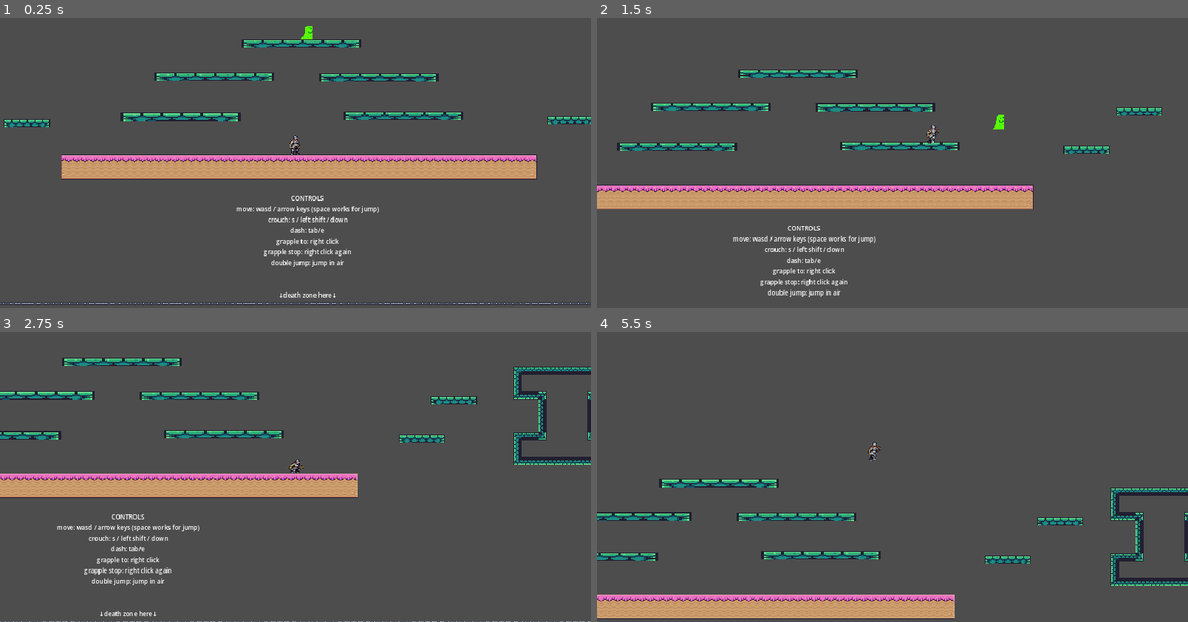
Above: before the commit, frames 1-4 (two rows, left to right).
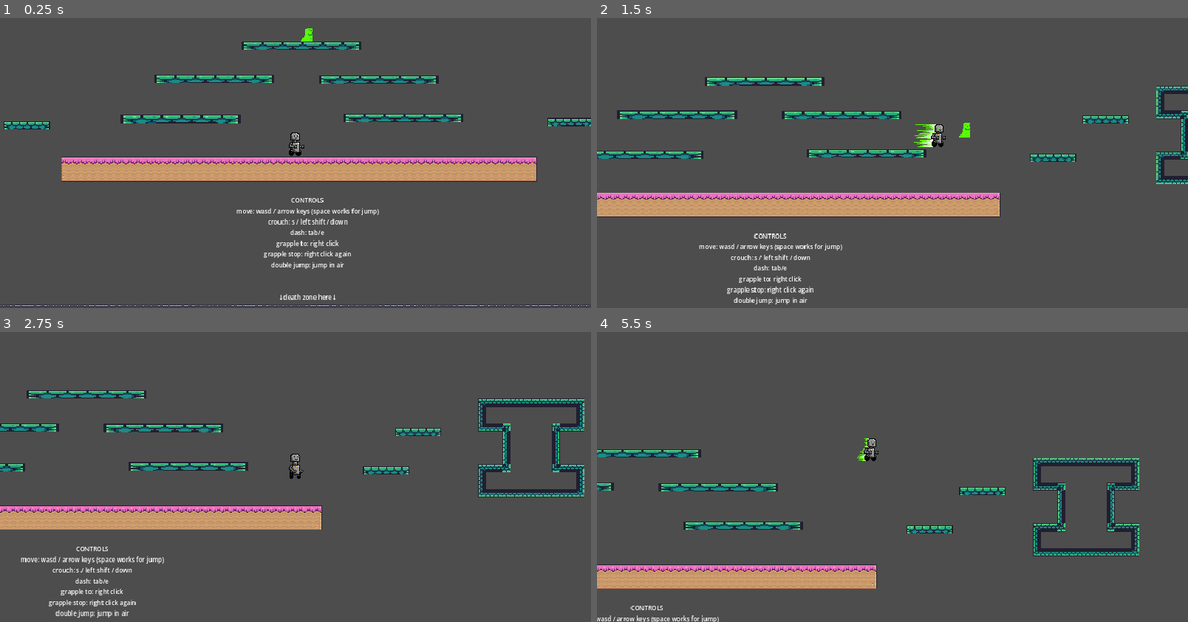
Above: after the commit, the same moments.

Repository: fancyamazon/Beat-the-Bot
Game: Godot game, scene res://scenes/game.tscn
The game is run twice, just before and just after one commit, with the same random seed, the same clock (stepped at 60 frames per second) and the same inputs.
Inputs (mouse positions are in pixels of both pictures, inside the frame that each line leads up to):
- Up to frame 1 (0.25 s): no input
- Up to frame 2 (1.5 s): move the mouse to (1022, 125) at 0.52 s; hold Shift (crouch) 0.53-1.28 s; hold L (enemy_right) from 0.53 s (still down); tap Space (jump) at 0.77, 1.07 s; tap Tab (dash) at 0.8, 1.35 s; move the mouse to (774, 157) at 1.27 s
- Up to frame 3 (2.75 s): tap Space (jump) at 1.52, 1.55, 1.82, 2.1 s; move the mouse to (354, 384) at 2.02 s; release L (enemy_right) at 2.03 s; hold J (enemy_left) from 2.03 s (still down); hold Shift (crouch) from 2.03 s (still down)
- Up to frame 4 (5.5 s): move the mouse to (862, 523) at 2.77 s; release J (enemy_left) at 2.78 s; release Shift (crouch) at 2.78 s; hold L (enemy_right) 2.78-4.28 s; tap Shift (crouch) at 2.85, 4.55 s; tap Space (jump) at 3.02, 3.32, 3.77, 3.8, 4.07, 4.52, 4.82 s; tap Tab (dash) at 3.05, 3.6, 5.3 s; move the mouse to (1069, 506) at 3.52 s; move the mouse to (715, 407) at 4.27 s; hold J (enemy_left) 4.28-5.03 s; right-click (715, 407) at 4.35 s; move the mouse to (922, 456) at 5.02 s; hold L (enemy_right) from 5.03 s (still down); hold Shift (crouch) from 5.03 s (still down)

The runs differ from the first frame. In frame 1, 9.7% of the frame differs, in the area x 0-100%, y 2-100%; in frame 2, 15%; in frame 3, 20%, in the area x 0-100%, y 8-100%; in frame 4, 17%.

Commit message:
updated anims

Diff:
--- a/platformer2/scenes/enemy.gd
+++ b/platformer2/scenes/enemy.gd
@@ -7,6 +7,10 @@
 var health = 100
 
 @onready var animated_sprite_2d: AnimatedSprite2D = $AnimatedSprite2D
+@onready var enemy_hurt_box: Area2D = $AnimatedSprite2D/EnemyHurtBox
+
+func _ready():
+	enemy_hurt_box.add_to_group("hurtbox")
 
 func _physics_process(delta: float) -> void:
 
--- a/platformer2/scenes/player.tscn
+++ b/platformer2/scenes/player.tscn
@@ -1,162 +1,279 @@
-[gd_scene load_steps=42 format=3 uid="uid://c3ja3raqyfvcq"]
-
-[ext_resource type="Texture2D" uid="uid://c2mlftbjjd22d" path="res://assets/FreeKnight_v1/Colour2/Outline/120x80_PNGSheets/_Idle.png" id="1_8jl36"]
+[gd_scene load_steps=71 format=3 uid="uid://c3ja3raqyfvcq"]
+
 [ext_resource type="Script" path="res://scripts/player.gd" id="1_tqg52"]
-[ext_resource type="Texture2D" uid="uid://d0dffj1o3k62v" path="res://assets/FreeKnight_v1/Colour2/Outline/120x80_PNGSheets/_AttackNoMovement.png" id="2_8xgll"]
-[ext_resource type="Texture2D" uid="uid://cyt4gwr4cydw0" path="res://assets/FreeKnight_v1/Colour2/Outline/120x80_PNGSheets/_CrouchAll.png" id="2_qikda"]
-[ext_resource type="Texture2D" uid="uid://cceijkh678r8b" path="res://assets/FreeKnight_v1/Colour2/Outline/120x80_PNGSheets/_Dash.png" id="3_h6x32"]
-[ext_resource type="Texture2D" uid="uid://bwtuelnec1hie" path="res://assets/FreeKnight_v1/Colour2/Outline/120x80_PNGSheets/_Jump.png" id="3_ju8k8"]
-[ext_resource type="Texture2D" uid="uid://mvxqmedxgq20" path="res://assets/FreeKnight_v1/Colour2/Outline/120x80_PNGSheets/_Run.png" id="4_70o2l"]
-
-[sub_resource type="AtlasTexture" id="AtlasTexture_32h0m"]
-atlas = ExtResource("2_8xgll")
-region = Rect2(0, 0, 120, 80)
-
-[sub_resource type="AtlasTexture" id="AtlasTexture_jc6pt"]
-atlas = ExtResource("2_8xgll")
-region = Rect2(120, 0, 120, 80)
-
-[sub_resource type="AtlasTexture" id="AtlasTexture_wsp6m"]
-atlas = ExtResource("2_8xgll")
-region = Rect2(240, 0, 120, 80)
-
-[sub_resource type="AtlasTexture" id="AtlasTexture_825wx"]
-atlas = ExtResource("2_8xgll")
-region = Rect2(360, 0, 120, 80)
-
-[sub_resource type="AtlasTexture" id="AtlasTexture_snkgw"]
-atlas = ExtResource("2_qikda")
-region = Rect2(0, 0, 120, 80)
-
-[sub_resource type="AtlasTexture" id="AtlasTexture_ng8vv"]
-atlas = ExtResource("2_qikda")
-region = Rect2(120, 0, 120, 80)
-
-[sub_resource type="AtlasTexture" id="AtlasTexture_lh1gw"]
-atlas = ExtResource("3_h6x32")
-region = Rect2(0, 0, 120, 80)
-
-[sub_resource type="AtlasTexture" id="AtlasTexture_nlkkj"]
-atlas = ExtResource("3_h6x32")
-region = Rect2(120, 0, 120, 80)
-
-[sub_resource type="AtlasTexture" id="AtlasTexture_0tyjo"]
-atlas = ExtResource("1_8jl36")
-region = Rect2(0, 0, 120, 80)
-
-[sub_resource type="AtlasTexture" id="AtlasTexture_kgock"]
-atlas = ExtResource("1_8jl36")
-region = Rect2(120, 0, 120, 80)
-
-[sub_resource type="AtlasTexture" id="AtlasTexture_ev1se"]
-atlas = ExtResource("1_8jl36")
-region = Rect2(240, 0, 120, 80)
-
-[sub_resource type="AtlasTexture" id="AtlasTexture_ncryt"]
-atlas = ExtResource("1_8jl36")
-region = Rect2(360, 0, 120, 80)
-
-[sub_resource type="AtlasTexture" id="AtlasTexture_ij6a5"]
-atlas = ExtResource("1_8jl36")
-region = Rect2(480, 0, 120, 80)
-
-[sub_resource type="AtlasTexture" id="AtlasTexture_4ppme"]
-atlas = ExtResource("1_8jl36")
-region = Rect2(600, 0, 120, 80)
-
-[sub_resource type="AtlasTexture" id="AtlasTexture_2g4ll"]
-atlas = ExtResource("1_8jl36")
-region = Rect2(720, 0, 120, 80)
-
-[sub_resource type="AtlasTexture" id="AtlasTexture_q15hw"]
-atlas = ExtResource("1_8jl36")
-region = Rect2(840, 0, 120, 80)
-
-[sub_resource type="AtlasTexture" id="AtlasTexture_6ooco"]
-atlas = ExtResource("1_8jl36")
-region = Rect2(960, 0, 120, 80)
-
-[sub_resource type="AtlasTexture" id="AtlasTexture_5suj8"]
-atlas = ExtResource("1_8jl36")
-region = Rect2(1080, 0, 120, 80)
-
-[sub_resource type="AtlasTexture" id="AtlasTexture_yuy5i"]
-atlas = ExtResource("3_ju8k8")
-region = Rect2(0, 0, 120, 80)
-
-[sub_resource type="AtlasTexture" id="AtlasTexture_mtnk3"]
-atlas = ExtResource("3_ju8k8")
-region = Rect2(120, 0, 120, 80)
-
-[sub_resource type="AtlasTexture" id="AtlasTexture_s1w4i"]
-atlas = ExtResource("3_ju8k8")
-region = Rect2(240, 0, 120, 80)
-
-[sub_resource type="AtlasTexture" id="AtlasTexture_wefic"]
-atlas = ExtResource("4_70o2l")
-region = Rect2(0, 0, 120, 80)
-
-[sub_resource type="AtlasTexture" id="AtlasTexture_00q1o"]
-atlas = ExtResource("4_70o2l")
-region = Rect2(120, 0, 120, 80)
-
-[sub_resource type="AtlasTexture" id="AtlasTexture_uf36j"]
-atlas = ExtResource("4_70o2l")
-region = Rect2(240, 0, 120, 80)
-
-[sub_resource type="AtlasTexture" id="AtlasTexture_ytiyj"]
-atlas = ExtResource("4_70o2l")
-region = Rect2(360, 0, 120, 80)
-
-[sub_resource type="AtlasTexture" id="AtlasTexture_jp8lg"]
-atlas = ExtResource("4_70o2l")
-region = Rect2(480, 0, 120, 80)
-
-[sub_resource type="AtlasTexture" id="AtlasTexture_2rifh"]
-atlas = ExtResource("4_70o2l")
-region = Rect2(600, 0, 120, 80)
-
-[sub_resource type="AtlasTexture" id="AtlasTexture_f21ct"]
-atlas = ExtResource("4_70o2l")
-region = Rect2(720, 0, 120, 80)
-
-[sub_resource type="AtlasTexture" id="AtlasTexture_raoi1"]
-atlas = ExtResource("4_70o2l")
-region = Rect2(840, 0, 120, 80)
-
-[sub_resource type="AtlasTexture" id="AtlasTexture_dfnfe"]
-atlas = ExtResource("4_70o2l")
-region = Rect2(960, 0, 120, 80)
-
-[sub_resource type="AtlasTexture" id="AtlasTexture_21ct1"]
-atlas = ExtResource("4_70o2l")
-region = Rect2(1080, 0, 120, 80)
-
-[sub_resource type="SpriteFrames" id="SpriteFrames_bwbuh"]
+[ext_resource type="Texture2D" uid="uid://clcbommkfo6ss" path="res://assets/robot.png" id="2_5yq6m"]
+
+[sub_resource type="AtlasTexture" id="AtlasTexture_x3e6b"]
+atlas = ExtResource("2_5yq6m")
+region = Rect2(384, 0, 64, 64)
+
+[sub_resource type="AtlasTexture" id="AtlasTexture_l527i"]
+atlas = ExtResource("2_5yq6m")
+region = Rect2(448, 0, 64, 64)
+
+[sub_resource type="AtlasTexture" id="AtlasTexture_3c5io"]
+atlas = ExtResource("2_5yq6m")
+region = Rect2(0, 64, 64, 64)
+
+[sub_resource type="AtlasTexture" id="AtlasTexture_y0qev"]
+atlas = ExtResource("2_5yq6m")
+region = Rect2(64, 64, 64, 64)
+
+[sub_resource type="AtlasTexture" id="AtlasTexture_c5fmq"]
+atlas = ExtResource("2_5yq6m")
+region = Rect2(128, 64, 64, 64)
+
+[sub_resource type="AtlasTexture" id="AtlasTexture_qk7fa"]
+atlas = ExtResource("2_5yq6m")
+region = Rect2(192, 64, 64, 64)
+
+[sub_resource type="AtlasTexture" id="AtlasTexture_phs87"]
+atlas = ExtResource("2_5yq6m")
+region = Rect2(256, 64, 64, 64)
+
+[sub_resource type="AtlasTexture" id="AtlasTexture_ckquo"]
+atlas = ExtResource("2_5yq6m")
+region = Rect2(128, 64, 64, 64)
+
+[sub_resource type="AtlasTexture" id="AtlasTexture_xgpxp"]
+atlas = ExtResource("2_5yq6m")
+region = Rect2(64, 64, 64, 64)
+
+[sub_resource type="AtlasTexture" id="AtlasTexture_y7a03"]
+atlas = ExtResource("2_5yq6m")
+region = Rect2(320, 64, 64, 64)
+
+[sub_resource type="AtlasTexture" id="AtlasTexture_qsf8y"]
+atlas = ExtResource("2_5yq6m")
+region = Rect2(384, 64, 64, 64)
+
+[sub_resource type="AtlasTexture" id="AtlasTexture_pq522"]
+atlas = ExtResource("2_5yq6m")
+region = Rect2(0, 0, 64, 64)
+
+[sub_resource type="AtlasTexture" id="AtlasTexture_h0esn"]
+atlas = ExtResource("2_5yq6m")
+region = Rect2(64, 0, 64, 64)
+
+[sub_resource type="AtlasTexture" id="AtlasTexture_ea0oa"]
+atlas = ExtResource("2_5yq6m")
+region = Rect2(128, 0, 64, 64)
+
+[sub_resource type="AtlasTexture" id="AtlasTexture_ej8pl"]
+atlas = ExtResource("2_5yq6m")
+region = Rect2(192, 0, 64, 64)
+
+[sub_resource type="AtlasTexture" id="AtlasTexture_gt2rg"]
+atlas = ExtResource("2_5yq6m")
+region = Rect2(448, 64, 64, 64)
+
+[sub_resource type="AtlasTexture" id="AtlasTexture_1q0y4"]
+atlas = ExtResource("2_5yq6m")
+region = Rect2(0, 128, 64, 64)
+
+[sub_resource type="AtlasTexture" id="AtlasTexture_3dcs7"]
+atlas = ExtResource("2_5yq6m")
+region = Rect2(256, 320, 64, 64)
+
+[sub_resource type="AtlasTexture" id="AtlasTexture_q0tb1"]
+atlas = ExtResource("2_5yq6m")
+region = Rect2(320, 320, 64, 64)
+
+[sub_resource type="AtlasTexture" id="AtlasTexture_me47t"]
+atlas = ExtResource("2_5yq6m")
+region = Rect2(384, 320, 64, 64)
+
+[sub_resource type="AtlasTexture" id="AtlasTexture_ltlnk"]
+atlas = ExtResource("2_5yq6m")
+region = Rect2(448, 320, 64, 64)
+
+[sub_resource type="AtlasTexture" id="AtlasTexture_0j3k4"]
+atlas = ExtResource("2_5yq6m")
+region = Rect2(0, 384, 64, 64)
+
+[sub_resource type="AtlasTexture" id="AtlasTexture_8w63p"]
+atlas = ExtResource("2_5yq6m")
+region = Rect2(64, 384, 64, 64)
+
+[sub_resource type="AtlasTexture" id="AtlasTexture_yltmn"]
+atlas = ExtResource("2_5yq6m")
+region = Rect2(128, 384, 64, 64)
+
+[sub_resource type="AtlasTexture" id="AtlasTexture_uvj0x"]
+atlas = ExtResource("2_5yq6m")
+region = Rect2(192, 384, 64, 64)
+
+[sub_resource type="AtlasTexture" id="AtlasTexture_uib3x"]
+atlas = ExtResource("2_5yq6m")
+region = Rect2(256, 384, 64, 64)
+
+[sub_resource type="AtlasTexture" id="AtlasTexture_5rq2t"]
+atlas = ExtResource("2_5yq6m")
+region = Rect2(320, 384, 64, 64)
+
+[sub_resource type="AtlasTexture" id="AtlasTexture_davgy"]
+atlas = ExtResource("2_5yq6m")
+region = Rect2(384, 384, 64, 64)
+
+[sub_resource type="AtlasTexture" id="AtlasTexture_5qfss"]
+atlas = ExtResource("2_5yq6m")
+region = Rect2(448, 384, 64, 64)
+
+[sub_resource type="AtlasTexture" id="AtlasTexture_crcpq"]
+atlas = ExtResource("2_5yq6m")
+region = Rect2(0, 448, 64, 64)
+
+[sub_resource type="AtlasTexture" id="AtlasTexture_36jbk"]
+atlas = ExtResource("2_5yq6m")
+region = Rect2(64, 448, 64, 64)
+
+[sub_resource type="AtlasTexture" id="AtlasTexture_1ol1b"]
+atlas = ExtResource("2_5yq6m")
+region = Rect2(128, 448, 64, 64)
+
+[sub_resource type="AtlasTexture" id="AtlasTexture_lj3k6"]
+atlas = ExtResource("2_5yq6m")
+region = Rect2(0, 256, 64, 64)
+
+[sub_resource type="AtlasTexture" id="AtlasTexture_s3irg"]
+atlas = ExtResource("2_5yq6m")
+region = Rect2(64, 256, 64, 64)
+
+[sub_resource type="AtlasTexture" id="AtlasTexture_7xatr"]
+atlas = ExtResource("2_5yq6m")
+region = Rect2(128, 256, 64, 64)
+
+[sub_resource type="AtlasTexture" id="AtlasTexture_kk6bq"]
+atlas = ExtResource("2_5yq6m")
+region = Rect2(192, 256, 64, 64)
+
+[sub_resource type="AtlasTexture" id="AtlasTexture_5hepg"]
+atlas = ExtResource("2_5yq6m")
+region = Rect2(192, 256, 64, 64)
+
+[sub_resource type="AtlasTexture" id="AtlasTexture_28cco"]
+atlas = ExtResource("2_5yq6m")
+region = Rect2(256, 256, 64, 64)
+
+[sub_resource type="AtlasTexture" id="AtlasTexture_rpka0"]
+atlas = ExtResource("2_5yq6m")
+region = Rect2(320, 256, 64, 64)
+
+[sub_resource type="AtlasTexture" id="AtlasTexture_s1e0h"]
+atlas = ExtResource("2_5yq6m")
+region = Rect2(384, 256, 64, 64)
+
+[sub_resource type="AtlasTexture" id="AtlasTexture_s4fcm"]
+atlas = ExtResource("2_5yq6m")
+region = Rect2(448, 256, 64, 64)
+
+[sub_resource type="AtlasTexture" id="AtlasTexture_4gj0d"]
+atlas = ExtResource("2_5yq6m")
+region = Rect2(0, 320, 64, 64)
+
+[sub_resource type="AtlasTexture" id="AtlasTexture_xmbeb"]
+atlas = ExtResource("2_5yq6m")
+region = Rect2(64, 320, 64, 64)
+
+[sub_resource type="AtlasTexture" id="AtlasTexture_6b5qt"]
+atlas = ExtResource("2_5yq6m")
+region = Rect2(128, 320, 64, 64)
+
+[sub_resource type="AtlasTexture" id="AtlasTexture_ebjv3"]
+atlas = ExtResource("2_5yq6m")
+region = Rect2(192, 320, 64, 64)
+
+[sub_resource type="AtlasTexture" id="AtlasTexture_h8t8p"]
+atlas = ExtResource("2_5yq6m")
+region = Rect2(384, 128, 64, 64)
+
+[sub_resource type="AtlasTexture" id="AtlasTexture_3tefe"]
+atlas = ExtResource("2_5yq6m")
+region = Rect2(448, 128, 64, 64)
+
+[sub_resource type="AtlasTexture" id="AtlasTexture_aimcx"]
+atlas = ExtResource("2_5yq6m")
+region = Rect2(0, 192, 64, 64)
+
+[sub_resource type="AtlasTexture" id="AtlasTexture_6adik"]
+atlas = ExtResource("2_5yq6m")
+region = Rect2(64, 128, 64, 64)
+
+[sub_resource type="AtlasTexture" id="AtlasTexture_kyytn"]
+atlas = ExtResource("2_5yq6m")
+region = Rect2(128, 128, 64, 64)
+
+[sub_resource type="AtlasTexture" id="AtlasTexture_6ivee"]
+atlas = ExtResource("2_5yq6m")
+region = Rect2(192, 128, 64, 64)
+
+[sub_resource type="AtlasTexture" id="AtlasTexture_ae167"]
+atlas = ExtResource("2_5yq6m")
+region = Rect2(256, 128, 64, 64)
+
+[sub_resource type="AtlasTexture" id="AtlasTexture_im3ul"]
+atlas = ExtResource("2_5yq6m")
+region = Rect2(256, 128, 64, 64)
+
+[sub_resource type="AtlasTexture" id="AtlasTexture_k65v8"]
+atlas = ExtResource("2_5yq6m")
+region = Rect2(320, 128, 64, 64)
+
+[sub_resource type="AtlasTexture" id="AtlasTexture_yrflu"]
+atlas = ExtResource("2_5yq6m")
+region = Rect2(384, 128, 64, 64)
+
+[sub_resource type="AtlasTexture" id="AtlasTexture_a552c"]
+atlas = ExtResource("2_5yq6m")
+region = Rect2(448, 128, 64, 64)
+
+[sub_resource type="AtlasTexture" id="AtlasTexture_ior3e"]
+atlas = ExtResource("2_5yq6m")
+region = Rect2(256, 0, 64, 64)
+
+[sub_resource type="AtlasTexture" id="AtlasTexture_45sjj"]
+atlas = ExtResource("2_5yq6m")
+region = Rect2(320, 0, 64, 64)
+
+[sub_resource type="AtlasTexture" id="AtlasTexture_n73iv"]
+atlas = ExtResource("2_5yq6m")
+region = Rect2(384, 192, 64, 64)
+
+[sub_resource type="AtlasTexture" id="AtlasTexture_c356r"]
+atlas = ExtResource("2_5yq6m")
+region = Rect2(448, 192, 64, 64)
+
+[sub_resource type="AtlasTexture" id="AtlasTexture_5h25b"]
+atlas = ExtResource("2_5yq6m")
+region = Rect2(256, 192, 64, 64)
+
+[sub_resource type="AtlasTexture" id="AtlasTexture_ji1fp"]
+atlas = ExtResource("2_5yq6m")
+region = Rect2(320, 192, 64, 64)
+
+[sub_resource type="AtlasTexture" id="AtlasTexture_esmpn"]
+atlas = ExtResource("2_5yq6m")
+region = Rect2(64, 192, 64, 64)
+
+[sub_resource type="AtlasTexture" id="AtlasTexture_ut557"]
+atlas = ExtResource("2_5yq6m")
+region = Rect2(128, 192, 64, 64)
+
+[sub_resource type="AtlasTexture" id="AtlasTexture_nlx05"]
+atlas = ExtResource("2_5yq6m")
+region = Rect2(192, 192, 64, 64)
+
+[sub_resource type="SpriteFrames" id="SpriteFrames_wppeg"]
 animations = [{
 "frames": [{
 "duration": 1.0,
-"texture": SubResource("AtlasTexture_32h0m")
-}, {
-"duration": 1.0,
-"texture": SubResource("AtlasTexture_jc6pt")
-}, {
-"duration": 1.0,
-"texture": SubResource("AtlasTexture_wsp6m")
-}, {
-"duration": 1.0,
-"texture": SubResource("AtlasTexture_825wx")
-}],
-"loop": false,
-"name": &"attack",
-"speed": 10.0
-}, {
-"frames": [{
-"duration": 1.0,
-"texture": SubResource("AtlasTexture_snkgw")
-}, {
-"duration": 1.0,
-"texture": SubResource("AtlasTexture_ng8vv")
+"texture": SubResource("AtlasTexture_x3e6b")
+}, {
+"duration": 1.0,
+"texture": SubResource("AtlasTexture_l527i")
+}, {
+"duration": 1.0,
+"texture": SubResource("AtlasTexture_3c5io")
 }],
 "loop": false,
 "name": &"crouch",
@@ -164,59 +281,58 @@
 }, {
 "frames": [{
 "duration": 1.0,
-"texture": SubResource("AtlasTexture_lh1gw")
-}, {
-"duration": 1.0,
-"texture": SubResource("AtlasTexture_nlkkj")
-}],
-"loop": true,
+"texture": SubResource("AtlasTexture_y0qev")
+}, {
+"duration": 1.0,
+"texture": SubResource("AtlasTexture_c5fmq")
+}, {
+"duration": 1.0,
+"texture": SubResource("AtlasTexture_qk7fa")
+}, {
+"duration": 1.0,
+"texture": SubResource("AtlasTexture_phs87")
+}, {
+"duration": 1.0,
+"texture": SubResource("AtlasTexture_ckquo")
+}, {
+"duration": 1.0,
+"texture": SubResource("AtlasTexture_xgpxp")
+}],
+"loop": false,
 "name": &"dash",
-"speed": 10.0
-}, {
-"frames": [{
-"duration": 1.0,
-"texture": SubResource("AtlasTexture_0tyjo")
-}, {
-"duration": 1.0,
-"texture": SubResource("AtlasTexture_kgock")
-}, {
-"duration": 1.0,
-"texture": SubResource("AtlasTexture_ev1se")
-}, {
-"duration": 1.0,
-"texture": SubResource("AtlasTexture_ncryt")
-}, {
-"duration": 1.0,
-"texture": SubResource("AtlasTexture_ij6a5")
-}, {
-"duration": 1.0,
-"texture": SubResource("AtlasTexture_4ppme")
-}, {
-"duration": 1.0,
-"texture": SubResource("AtlasTexture_2g4ll")
-}, {
-"duration": 1.0,
-"texture": SubResource("AtlasTexture_q15hw")
-}, {
-"duration": 1.0,
-"texture": SubResource("AtlasTexture_6ooco")
-}, {
-"duration": 1.0,
-"texture": SubResource("AtlasTexture_5suj8")
+"speed": 30.0
+}, {
+"frames": [{
+"duration": 1.0,
+"texture": SubResource("AtlasTexture_y7a03")
+}, {
+"duration": 1.0,
+"texture": SubResource("AtlasTexture_qsf8y")
+}],
+"loop": false,
+"name": &"grappling",
+"speed": 5.0
+}, {
+"frames": [{
+"duration": 1.0,
+"texture": SubResource("AtlasTexture_pq522")
+}, {
+"duration": 1.0,
+"texture": SubResource("AtlasTexture_h0esn")
+}, {
+"duration": 1.0,
+"texture": SubResource("AtlasTexture_ea0oa")
+}, {
+"duration": 1.0,
+"texture": SubResource("AtlasTexture_ej8pl")
 }],
 "loop": true,
 "name": &"idle",
-"speed": 10.0
-}, {
-"frames": [{
-"duration": 1.0,
-"texture": SubResource("AtlasTexture_yuy5i")
-}, {
-"duration": 1.0,
-"texture": SubResource("AtlasTexture_mtnk3")
-}, {
-"duration": 1.0,
-"texture": SubResource("AtlasTexture_s1w4i")
+"speed": 5.0
+}, {
+"frames": [{
+"duration": 1.0,
+"texture": SubResource("AtlasTexture_gt2rg")
 }],
 "loop": true,
 "name": &"jumping",
@@ -224,46 +340,223 @@
 }, {
 "frames": [{
 "duration": 1.0,
-"texture": SubResource("AtlasTexture_wefic")
-}, {
-"duration": 1.0,
-"texture": SubResource("AtlasTexture_00q1o")
-}, {
-"duration": 1.0,
-"texture": SubResource("AtlasTexture_uf36j")
-}, {
-"duration": 1.0,
-"texture": SubResource("AtlasTexture_ytiyj")
-}, {
-"duration": 1.0,
-"texture": SubResource("AtlasTexture_jp8lg")
-}, {
-"duration": 1.0,
-"texture": SubResource("AtlasTexture_2rifh")
-}, {
-"duration": 1.0,
-"texture": SubResource("AtlasTexture_f21ct")
-}, {
-"duration": 1.0,
-"texture": SubResource("AtlasTexture_raoi1")
-}, {
-"duration": 1.0,
-"texture": SubResource("AtlasTexture_dfnfe")
-}, {
-"duration": 1.0,
-"texture": SubResource("AtlasTexture_21ct1")
+"texture": SubResource("AtlasTexture_1q0y4")
+}],
+"loop": true,
+"name": &"jumping-landing",
+"speed": 5.0
+}, {
+"frames": [{
+"duration": 1.0,
+"texture": SubResource("AtlasTexture_3dcs7")
+}, {
+"duration": 1.0,
+"texture": SubResource("AtlasTexture_q0tb1")
+}, {
+"duration": 1.0,
+"texture": SubResource("AtlasTexture_me47t")
+}, {
+"duration": 1.0,
+"texture": SubResource("AtlasTexture_ltlnk")
+}, {
+"duration": 1.0,
+"texture": SubResource("AtlasTexture_0j3k4")
+}, {
+"duration": 1.0,
+"texture": SubResource("AtlasTexture_8w63p")
+}, {
+"duration": 1.0,
+"texture": SubResource("AtlasTexture_yltmn")
+}, {
+"duration": 1.0,
+"texture": SubResource("AtlasTexture_uvj0x")
+}, {
+"duration": 1.0,
+"texture": SubResource("AtlasTexture_uib3x")
+}, {
+"duration": 1.0,
+"texture": SubResource("AtlasTexture_5rq2t")
+}, {
+"duration": 1.0,
+"texture": SubResource("AtlasTexture_davgy")
+}, {
+"duration": 1.0,
+"texture": SubResource("AtlasTexture_5qfss")
+}, {
+"duration": 1.0,
+"texture": SubResource("AtlasTexture_crcpq")
+}, {
+"duration": 1.0,
+"texture": SubResource("AtlasTexture_36jbk")
+}, {
+"duration": 1.0,
+"texture": SubResource("AtlasTexture_1ol1b")
+}],
+"loop": false,
+"name": &"melee-attack-charged",
+"speed": 5.0
+}, {
+"frames": [{
+"duration": 1.0,
+"texture": SubResource("AtlasTexture_lj3k6")
+}, {
+"duration": 1.0,
+"texture": SubResource("AtlasTexture_s3irg")
+}, {
+"duration": 10.0,
+"texture": SubResource("AtlasTexture_7xatr")
+}, {
+"duration": 10.0,
+"texture": SubResource("AtlasTexture_kk6bq")
+}],
+"loop": false,
+"name": &"melee-attack-charging",
+"speed": 5.0
+}, {
+"frames": [{
+"duration": 1.0,
+"texture": SubResource("AtlasTexture_5hepg")
+}, {
+"duration": 1.0,
+"texture": SubResource("AtlasTexture_28cco")
+}],
+"loop": true,
+"name": &"melee-attack-held-charge",
+"speed": 5.0
+}, {
+"frames": [{
+"duration": 1.0,
+"texture": SubResource("AtlasTexture_rpka0")
+}, {
+"duration": 1.0,
+"texture": SubResource("AtlasTexture_s1e0h")
+}, {
+"duration": 1.0,
+"texture": SubResource("AtlasTexture_s4fcm")
+}, {
+"duration": 1.0,
+"texture": SubResource("AtlasTexture_4gj0d")
+}, {
+"duration": 1.0,
+"texture": SubResource("AtlasTexture_xmbeb")
+}, {
+"duration": 1.0,
+"texture": SubResource("AtlasTexture_6b5qt")
+}, {
+"duration": 1.0,
+"texture": SubResource("AtlasTexture_ebjv3")
+}],
+"loop": false,
+"name": &"melee-attack-uncharged",
+"speed": 20.0
+}, {
+"frames": [{
+"duration": 1.0,
+"texture": SubResource("AtlasTexture_h8t8p")
+}, {
+"duration": 1.0,
+"texture": SubResource("AtlasTexture_3tefe")
+}, {
+"duration": 1.0,
+"texture": SubResource("AtlasTexture_aimcx")
+}],
+"loop": false,
+"name": &"ranged-attack-charged",
+"speed": 20.0
+}, {
+"frames": [{
+"duration": 1.0,
+"texture": SubResource("AtlasTexture_6adik")
+}, {
+"duration": 1.0,
+"texture": SubResource("AtlasTexture_kyytn")
+}, {
+"duration": 10.0,
+"texture": SubResource("AtlasTexture_6ivee")
+}, {
+"duration": 10.0,
+"texture": SubResource("AtlasTexture_ae167")
+}],
+"loop": false,
+"name": &"ranged-attack-charging",
+"speed": 20.0
+}, {
+"frames": [{
+"duration": 1.0,
+"texture": SubResource("AtlasTexture_im3ul")
+}, {
+"duration": 1.0,
+"texture": SubResource("AtlasTexture_k65v8")
+}],
+"loop": true,
+"name": &"ranged-attack-held-charge",
+"speed": 5.0
+}, {
+"frames": [{
+"duration": 1.0,
+"texture": SubResource("AtlasTexture_yrflu")
+}, {
+"duration": 1.0,
+"texture": SubResource("AtlasTexture_a552c")
+}],
+"loop": false,
+"name": &"ranged-attack-uncharged",
+"speed": 20.0
+}, {
+"frames": [{
+"duration": 1.0,
+"texture": SubResource("AtlasTexture_ior3e")
+}, {
+"duration": 1.0,
+"texture": SubResource("AtlasTexture_45sjj")
 }],
 "loop": true,
 "name": &"running",
-"speed": 25.0
+"speed": 5.0
+}, {
+"frames": [{
+"duration": 1.0,
+"texture": SubResource("AtlasTexture_n73iv")
+}, {
+"duration": 1.0,
+"texture": SubResource("AtlasTexture_c356r")
+}],
+"loop": false,
+"name": &"shield-break",
+"speed": 5.0
+}, {
+"frames": [{
+"duration": 1.0,
+"texture": SubResource("AtlasTexture_5h25b")
+}, {
+"duration": 1.0,
+"texture": SubResource("AtlasTexture_ji1fp")
+}],
+"loop": true,
+"name": &"shield-idle",
+"speed": 5.0
+}, {
+"frames": [{
+"duration": 1.0,
+"texture": SubResource("AtlasTexture_esmpn")
+}, {
+"duration": 1.0,
+"texture": SubResource("AtlasTexture_ut557")
+}, {
+"duration": 1.0,
+"texture": SubResource("AtlasTexture_nlx05")
+}],
+"loop": false,
+"name": &"shield-up",
+"speed": 5.0
 }]
 
 [sub_resource type="RectangleShape2D" id="RectangleShape2D_62wuq"]
 size = Vector2(20, 32)
 
 [sub_resource type="CapsuleShape2D" id="CapsuleShape2D_ewomo"]
-radius = 11.0
-height = 40.0
+radius = 9.0
+height = 34.0
 
 [node name="Player" type="CharacterBody2D"]
 collision_layer = 2
@@ -271,21 +564,22 @@
 script = ExtResource("1_tqg52")
 
 [node name="AnimatedSprite2D" type="AnimatedSprite2D" parent="."]
-position = Vector2(5, -40)
-sprite_frames = SubResource("SpriteFrames_bwbuh")
-animation = &"running"
+position = Vector2(0, -16)
+scale = Vector2(1.5, 1.5)
+sprite_frames = SubResource("SpriteFrames_wppeg")
+animation = &"melee-attack-held-charge"
 autoplay = "idle"
-frame_progress = 0.335713
 
 [node name="PlayerHitBox" type="Area2D" parent="AnimatedSprite2D"]
 
 [node name="CollisionShape2D" type="CollisionShape2D" parent="AnimatedSprite2D/PlayerHitBox"]
-position = Vector2(12, 19)
+position = Vector2(0.666666, 0)
 shape = SubResource("RectangleShape2D_62wuq")
 
 [node name="CollisionShape2D" type="CollisionShape2D" parent="."]
 z_index = 5
-position = Vector2(2, -20)
+position = Vector2(0, -17)
+scale = Vector2(1.5, 1.5)
 shape = SubResource("CapsuleShape2D_ewomo")
 
 [node name="DashTimer" type="Timer" parent="."]
--- a/platformer2/scripts/player.gd
+++ b/platformer2/scripts/player.gd
@@ -7,14 +7,14 @@
 
 #dashing------
 var DASH_SPEED = 800.0
-var DASH_DURATION = 0.1
+var DASH_DURATION = 0.2
 var DASH_COOLDOWN = 0.5
 
 var is_dashing = false
 var can_dash = true
 var dash_direction = Vector2.ZERO
 var dash_timer = 0.0
-@onready var timer = $Timer  # Get the Timer node
+@onready var timer = $DashTimer  # Get the Timer node
 
 #grapple----
 var GRAPPLE_LENGTH = 200.0  # Adjust as needed
@@ -30,12 +30,6 @@
 
 func _physics_process(delta: float) -> void:
 	#animations
-	if (velocity.x > 1 || velocity.x < -1):
-		animated_sprite_2d.animation = "running"
-	elif Input.is_action_pressed("crouch"):  # Check for crouch FIRST
-		animated_sprite_2d.animation = "crouch"
-	else:
-		animated_sprite_2d.animation = "idle"
 
 
 	# Dash
@@ -58,13 +52,13 @@
 	if is_dashing:
 		velocity.y = 0 #no grav/fall during dash
 		velocity = dash_direction * DASH_SPEED
-		animated_sprite_2d.animation = "dash"
+		#print(animated_sprite_2d.animation.is_p)
+
 		dash_timer -= delta
 		if dash_timer <= 0:
 			is_dashing = false
 			# Add a small cooldown if you want
 			#await get_tree().create_timer(0.2).finished #example cooldown
-
 	#grapple
 	if Input.is_action_just_pressed("grapple"):  # Replace "grapple" with your action name
 		if not is_grappling:
@@ -77,7 +71,6 @@
 
 	# Add the gravity.
 	if not is_on_floor():
-		animated_sprite_2d.animation = "jumping"
 		velocity += get_gravity() * delta
 
 	# Mid-Air Jump
@@ -107,6 +100,17 @@
 
 	move_and_slide()
 
+	if is_dashing:
+		animated_sprite_2d.play("dash")
+	elif not is_on_floor():
+		animated_sprite_2d.play("jumping")
+	elif (velocity.x > 1 || velocity.x < -1):
+		animated_sprite_2d.play("running")
+	elif Input.is_action_pressed("crouch"):  # Check for crouch FIRST
+		animated_sprite_2d.animation = "crouch"
+	else:
+		animated_sprite_2d.play("idle")
+
 func _start_grapple():
 	var mouse_pos = get_global_mouse_position()
 	grapple_point = mouse_pos #for now, just grapple to mouse position
Binary file added: platformer2/assets/large-rocket.png
Not shown, added: platformer2/assets/large-rocket.png.import
Binary file added: platformer2/assets/robot.png
Not shown, added: platformer2/assets/robot.png.import
Binary file added: platformer2/assets/small-rocket.png
Not shown, added: platformer2/assets/small-rocket.png.import
Not shown, added: platformer2/scenes/pla565E.tmp
Not shown, added: platformer2/scenes/pla8907.tmp
Not shown, added: platformer2/scenes/plaA644.tmp
